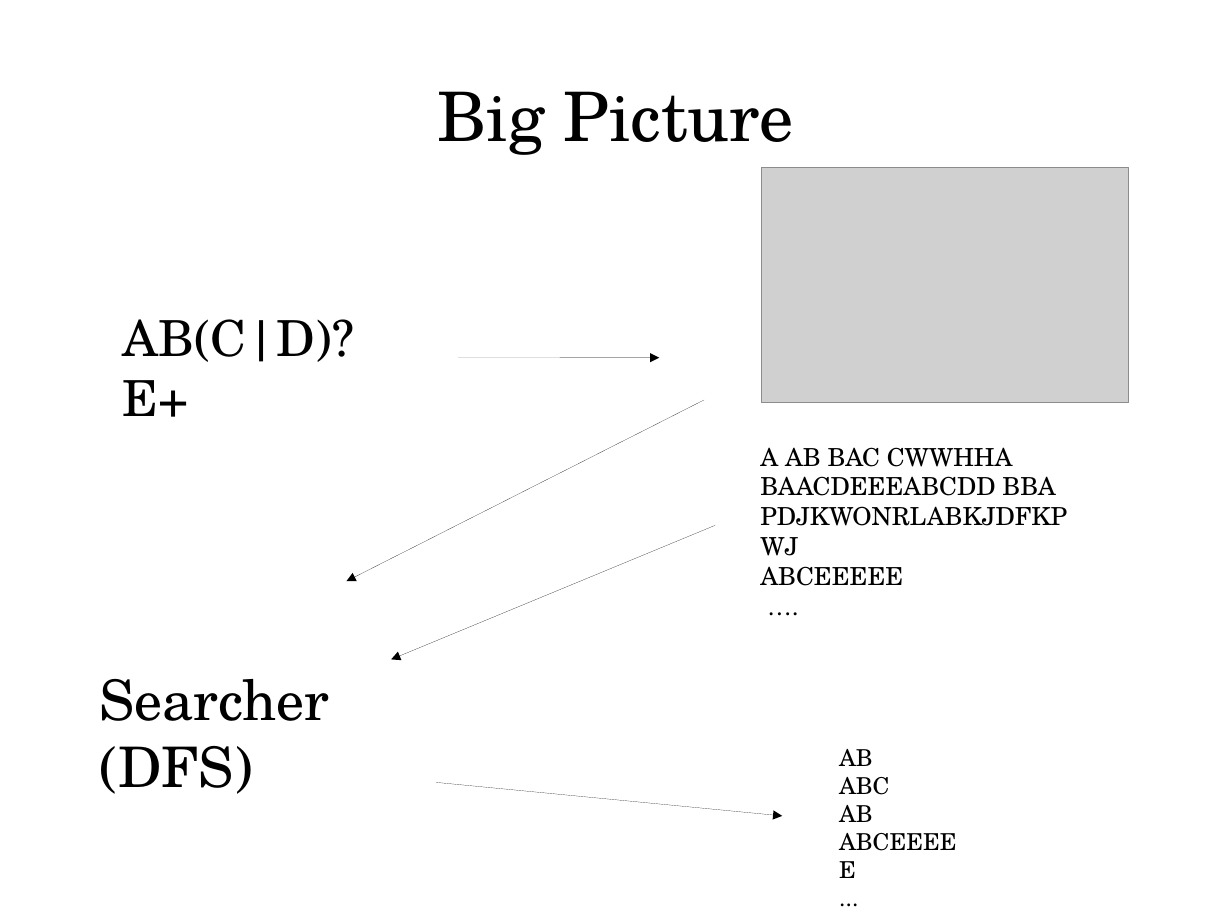
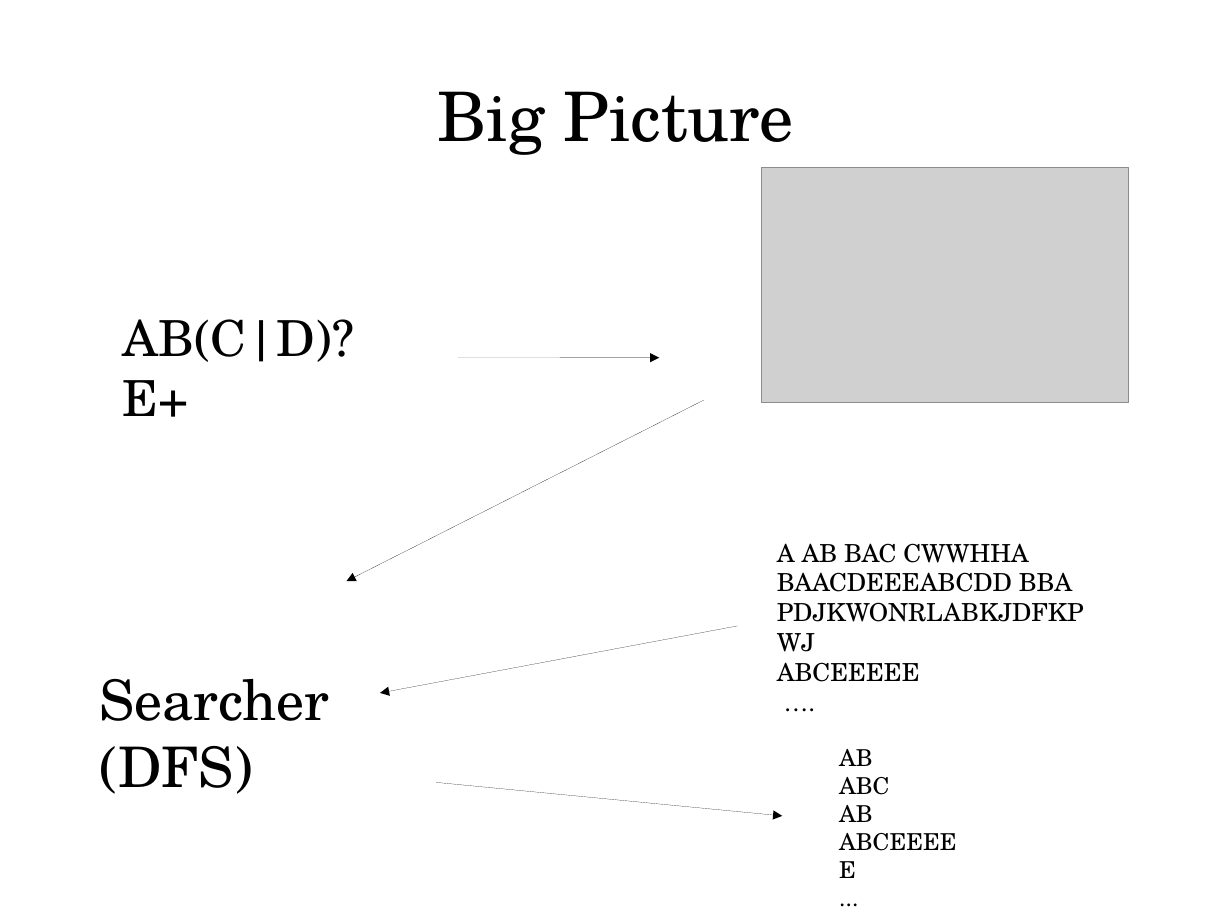
Before and after one commit to george-miller/regex, a slide deck: slide 2 of documents/presentation.odp. Drawn at 1232x924 pixels with LibreOffice and Linux fonts; fonts in the diff are those of the drawing; grey boxes stand for pictures. Boxes give left, top, right and bottom in pixels: in the first picture for what was removed or moved away, otherwise in the second. Text is boxed around its words. In the diff, an @@ line names an element or a change of style, - is before the commit and + after.

```diff
--- a/documents/presentation.odp
+++ b/documents/presentation.odp
@@ text "A AB BAC CWWHHA": place and size @@
-text "A AB BAC CWWHHA" at box(760, 447, 1055, 586)
+text "A AB BAC CWWHHA" at box(777, 543, 1072, 682)
@@ arrow moved from (715, 525) - (391, 660) to (738, 626) - (380, 693) @@
```
Also in this commit, not shown: 4 other slides changed, 2 other files.
